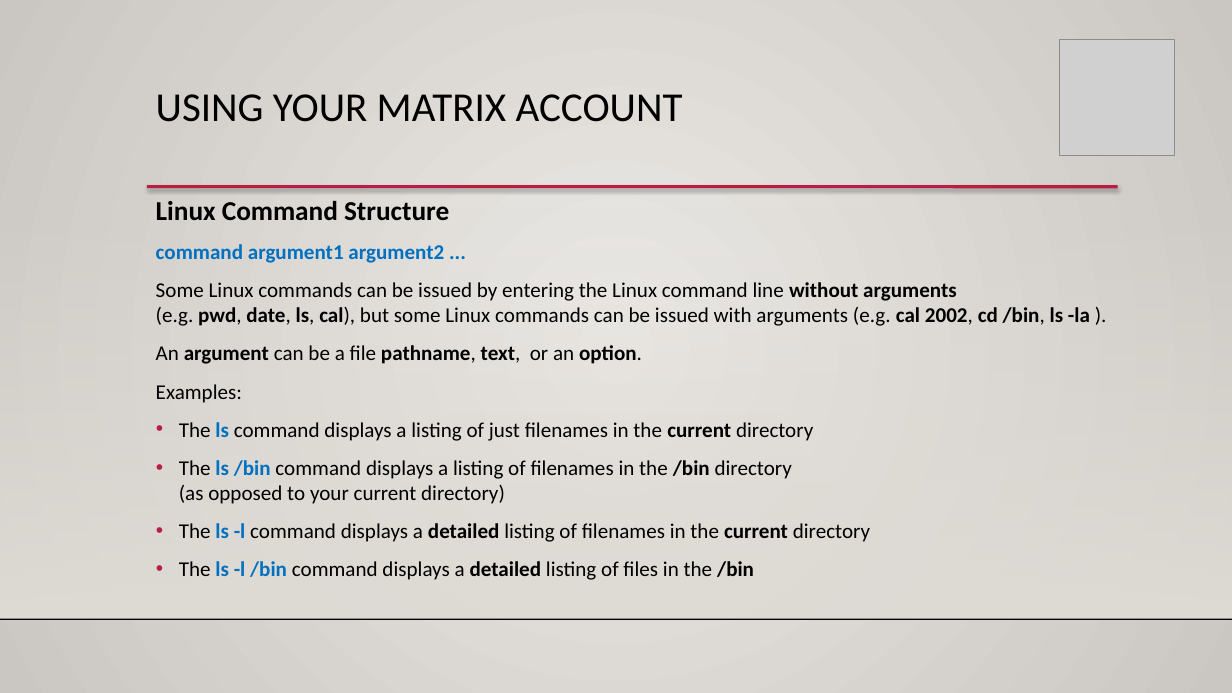
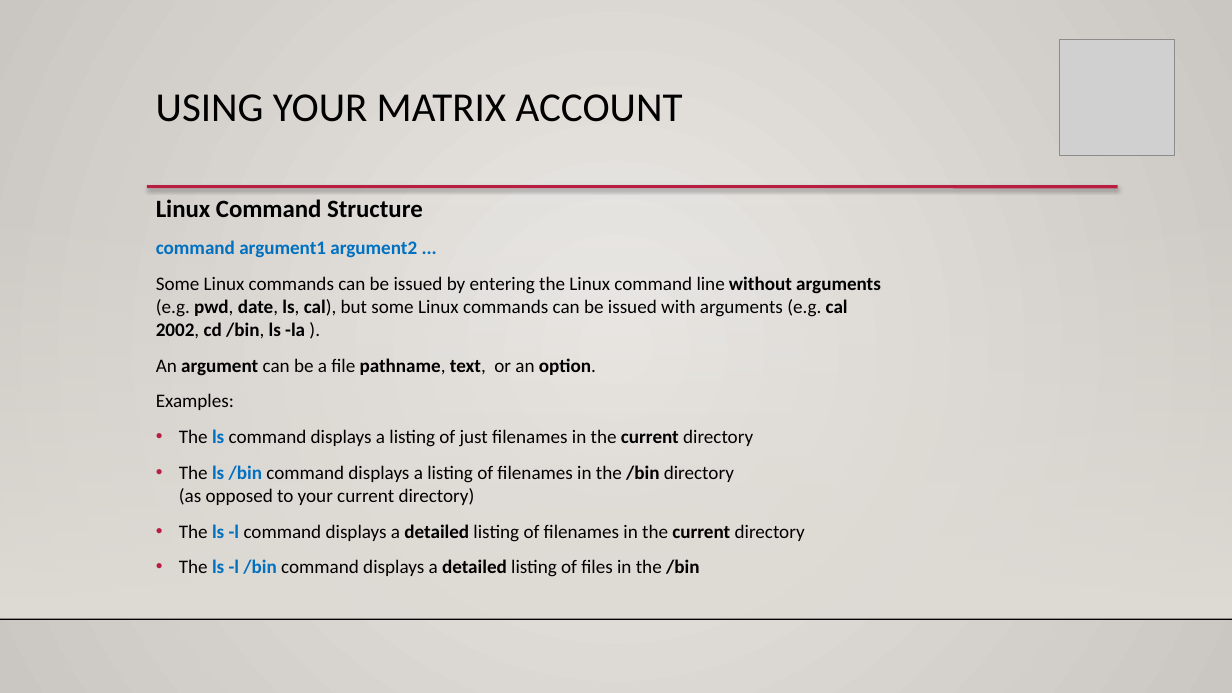
Before and after one commit to ULI101/slides, a slide deck: slide 3 of ULI101-1.2.pptx. Drawn at 1232x693 pixels with LibreOffice and Linux fonts; fonts in the diff are those of the drawing; grey boxes stand for pictures; background and template pictures are left out. Boxes give left, top, right and bottom in pixels: in the first picture for what was removed or moved away, otherwise in the second. Text is boxed around its words. In the diff, an @@ line names an element or a change of style, - is before the commit and + after.

```diff
--- a/ULI101-1.2.pptx
+++ b/ULI101-1.2.pptx
@@ text "Linux Command Structure" at (x1=156, y1=199, x2=881, y2=577): size 21.3 to 19.4 pt in "Linux Command Structure"; size 16.4 to 14.9 pt @@
```
Also in this commit, not shown: 6 other slides changed, 3 other files.
